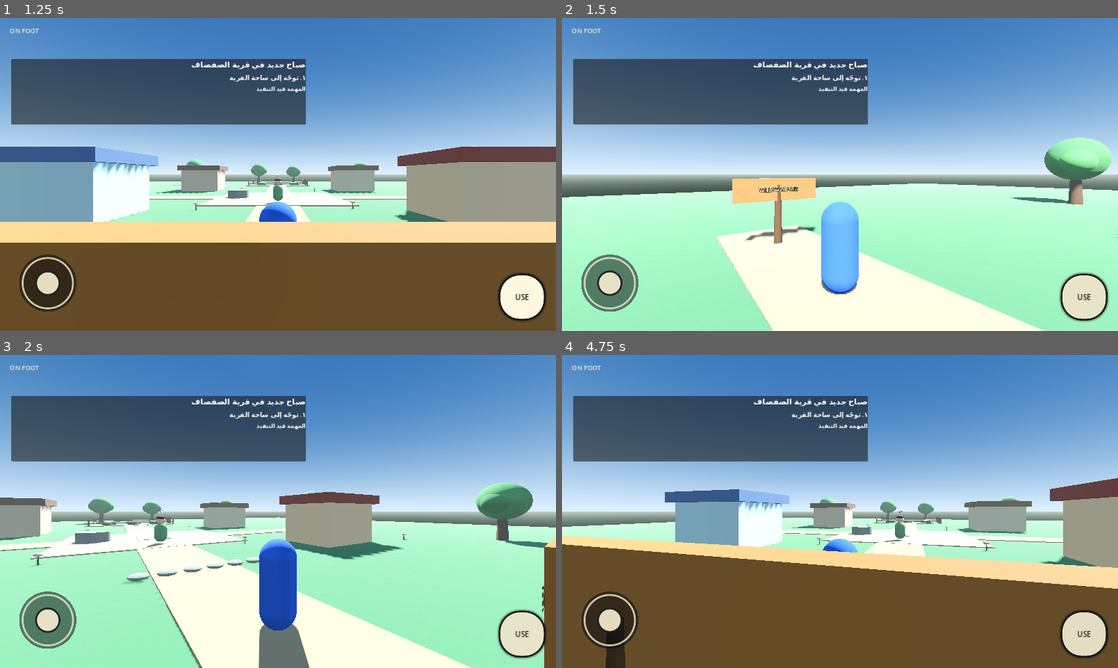
Above: before the commit, frames 1-4 (two rows, left to right).
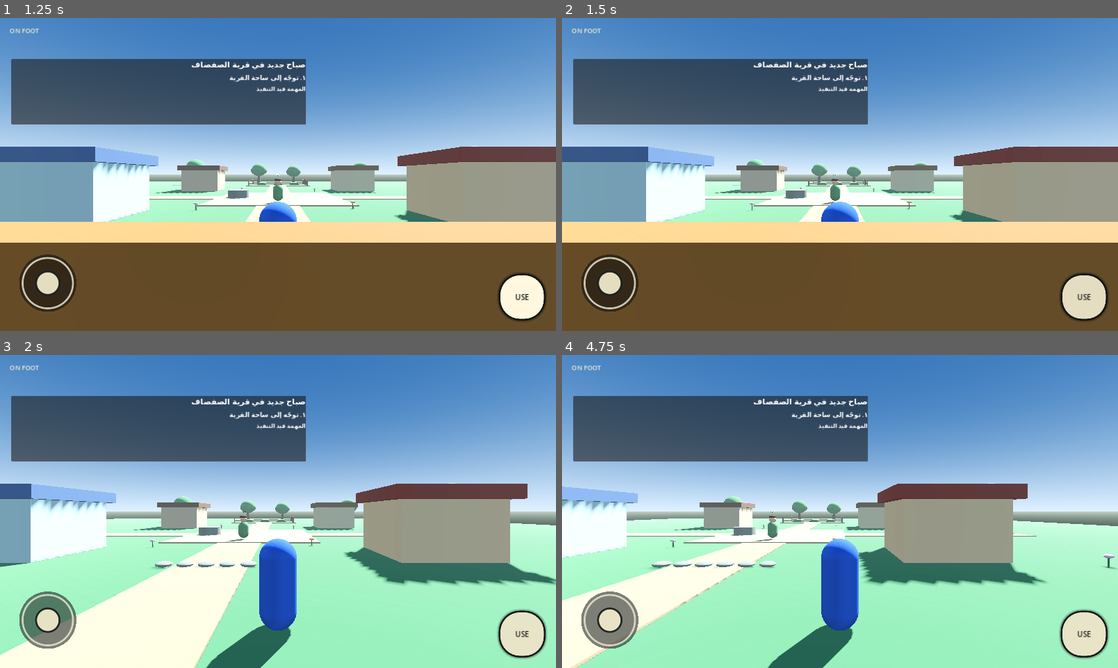
Above: after the commit, the same moments.

Repository: dzdfast-art/GTA-GHIBLI
Game: Godot game, scene res://main.tscn
Two runs of this game, one before a commit and one after it. Both use one fixed random seed, a clock stepped at 60 frames per second and the inputs below.
Inputs (mouse positions are in pixels of both pictures, inside the frame that each line leads up to):
- Up to frame 1 (1.25 s): click "USE" at 0.5 s
- Up to frame 2 (1.5 s): tap Enter at 1.25 s; move the mouse to (962, 158) at 1.27 s; hold Right (ui_right) from 1.28 s (still down); tap E (interact) at 1.35 s; click (962, 158) at 1.42 s
- Up to frame 3 (2 s): keep holding Right (ui_right)
- Up to frame 4 (4.75 s): release Right (ui_right) at 2 s; drag from (728, 527) to (812, 574) at 2.02 s; tap Space at 2.75 s; move the mouse to (895, 442) at 2.77 s; hold Right (ui_right) 2.78-3.5 s; tap E (interact) at 2.85, 4.35 s; drag from (812, 574) to (673, 464) at 3.52 s; tap Enter at 4.25 s; move the mouse to (1006, 558) at 4.27 s; hold Left (ui_left) from 4.28 s (still down)

Frame 1 is identical in both runs. In frame 2, 50% of the frame differs, in the area x 0-100%, y 38-100%; in frame 3, 33%; in frame 4, 50%, in the area x 0-100%, y 39-100%.

Commit message:
Stabilize camera world rotation while player moves

Diff:
--- a/scripts/camera/third_person_camera.gd
+++ b/scripts/camera/third_person_camera.gd
@@ -23,6 +23,12 @@
 	var followed_body: Node = get_parent()
 	if followed_body is CollisionObject3D:
 		spring_arm.add_excluded_object(followed_body.get_rid())
+
+
+func _process(_delta: float) -> void:
+	# The player body turns toward movement; re-apply the stored world-space
+	# camera angles so that body rotation never drags the view around.
+	_apply_camera_rotation()
 
 
 func _unhandled_input(event: InputEvent) -> void:
